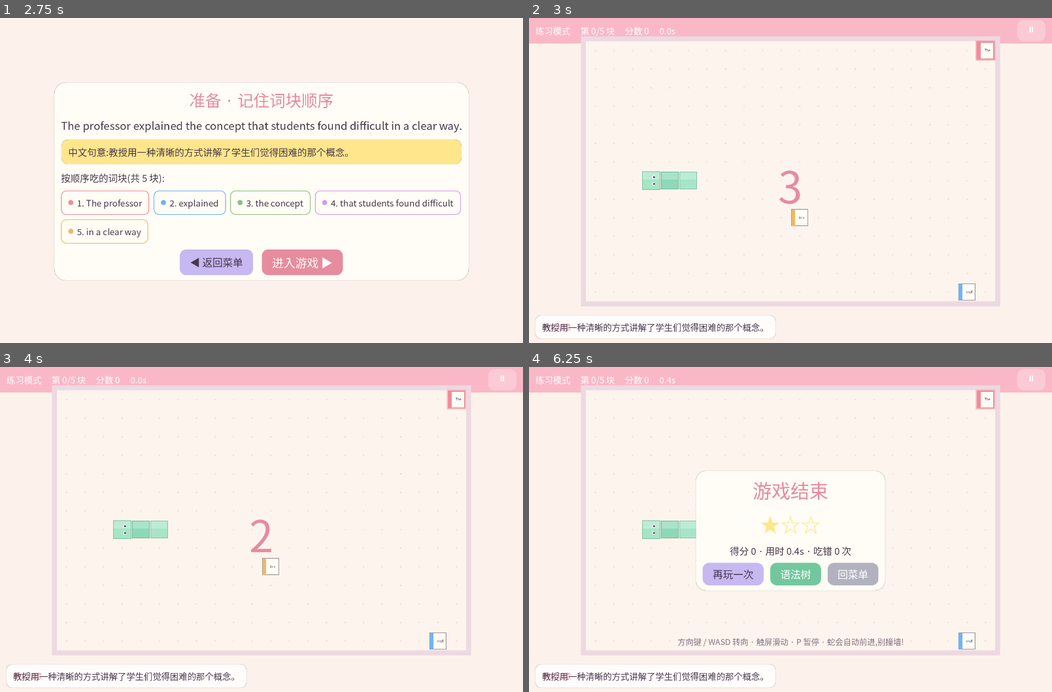
Above: before the commit, frames 1-4 (two rows, left to right).
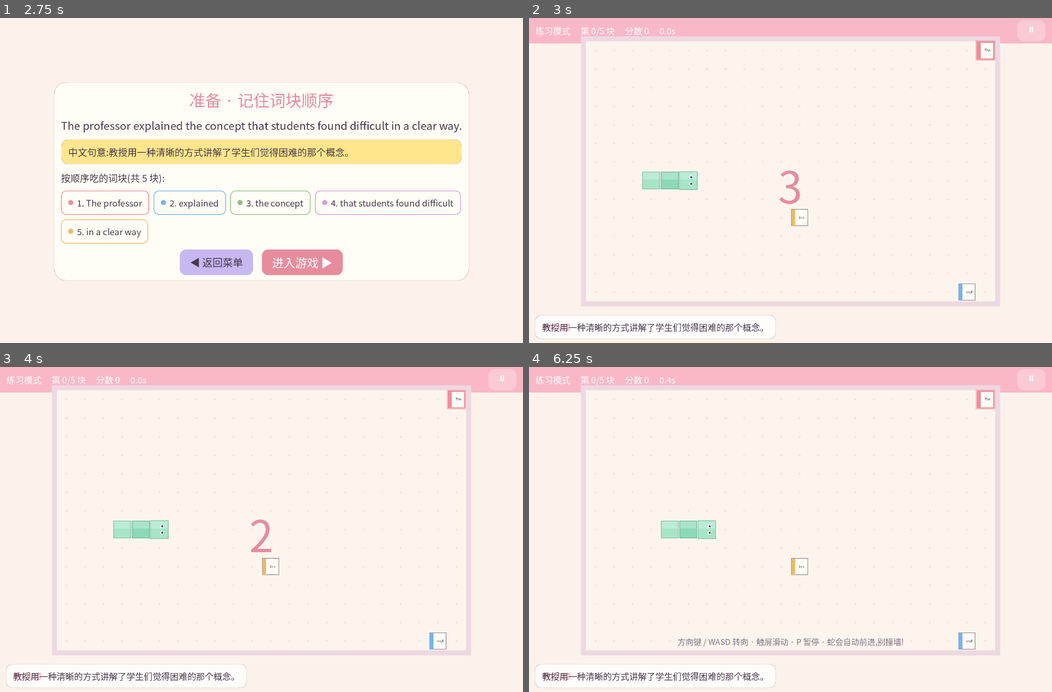
Above: after the commit, the same moments.

Repository: azel-ko/learnlanguage
Game: Godot game, scene res://scenes/main_menu.tscn
Two runs of this game, one before a commit and one after it. Both use one fixed random seed, a clock stepped at 60 frames per second and the inputs below.
Inputs (mouse positions are in pixels of both pictures, inside the frame that each line leads up to):
- Up to frame 1 (2.75 s): click "开始游戏 ▶" at 0.5 s; click "◀ 返回菜单" at 1.25 s; click "开始游戏 ▶" at 2 s
- Up to frame 2 (3 s): click "进入游戏 ▶" at 2.75 s
- Up to frame 3 (4 s): click "⏸" at 3.5 s
- Up to frame 4 (6.25 s): tap Enter at 4.25 s; drag from (790, 529) to (842, 458) at 4.27 s; drag from (685, 545) to (764, 594) at 5.02 s; tap Space at 5.75 s; move the mouse to (842, 458) at 5.77 s; hold Right (ui_right) from 5.78 s (still down)

Frame 1 is identical in both runs. In frame 2, less than 0.1% of the frame differs, in the area x 21-33%, y 47-53%; in frame 3, less than 0.1%; in frame 4, 3.4%, in the area x 21-69%, y 31-69%.

Commit message:
修复初始蛇头方向导致第一步自撞、游戏秒结束
初始蛇身用 push_front 构建,头在最左端却朝右移动,第一步即撞到自己。
改为 push_back 使蛇头位于最右端;autotest 新增真实移动断言(无输入自动前进且不死)。

Generated with [Devin](https://devin.ai)

Co-Authored-By: Devin <158243242+devin-ai-integration[bot]@users.noreply.github.com>

Diff:
--- a/scripts/scenes/game.gd
+++ b/scripts/scenes/game.gd
@@ -208,12 +208,13 @@
 	dir = Vector2i.RIGHT
 	dir_queue.clear()
 
-	# snake starts center-left, length 3
+	# snake starts center-left, length 3; snake[0] is the HEAD.
+	# dir == RIGHT, so the head must be the RIGHTMOST cell, body trails left.
 	var cy := grid.y / 2
 	var cx := grid.x / 4
 	for i in 3:
-		snake.push_front(Vector2i(cx - i, cy))
-		snake_labels.push_front(-1)
+		snake.push_back(Vector2i(cx - i, cy))
+		snake_labels.push_back(-1)
 
 	_spawn_target()
 	_spawn_decoys(2)
--- a/scripts/tests/autotest.gd
+++ b/scripts/tests/autotest.gd
@@ -83,6 +83,12 @@
 	_assert(st["blocks"] >= 1, "decoy blocks spawned")
 	await _shot("04_game_play")
 
+	# real movement: snake must advance on its own via _process/_step
+	var head_before: Vector2i = game.snake[0]
+	await _wait(1.2)
+	_assert(game.snake[0] != head_before and game.hook_state() == "PLAY", "snake auto-moves without input, no instant death (%s -> %s, %s)" % [head_before, game.snake[0], game.hook_state()])
+	await _shot("04b_game_moved")
+
 	# steering: queue direction changes (must not crash / must not 180°)
 	game.hook_set_dir(Vector2i.DOWN)
 	await _wait(0.5)
Binary file added: docs/screenshots/04b_game_moved.png
